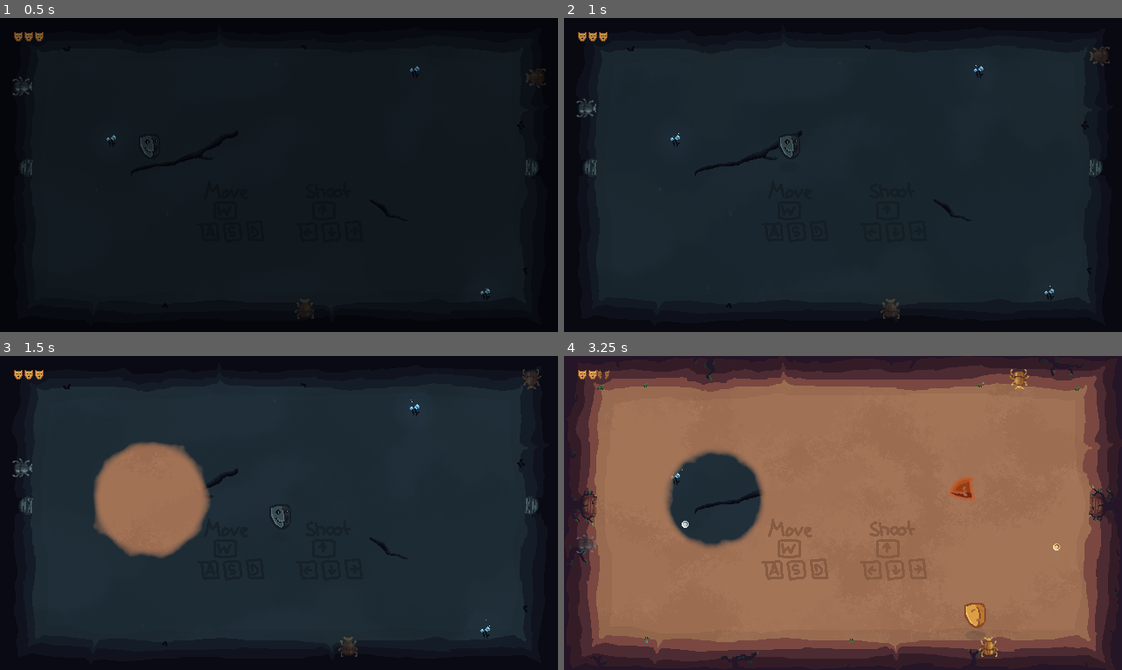
Above: before the commit, frames 1-4 (two rows, left to right).
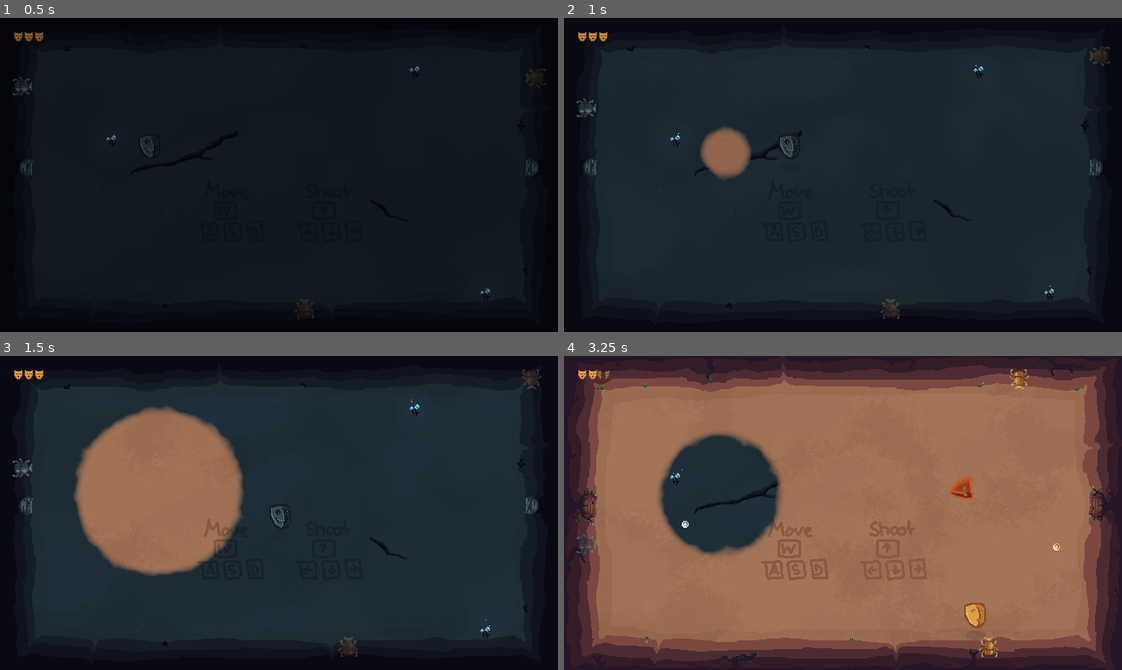
Above: after the commit, the same moments.

Repository: MarcelBlasius/Global-Game-Jam-2026
Game: Godot game, scene res://scenes/main_scene.tscn
Same seed, same stepped clock (60 frames per second), same inputs: the game is played once before the commit and once after it.
Inputs (mouse positions are in pixels of both pictures, inside the frame that each line leads up to):
- Up to frame 1 (0.5 s): no input
- Up to frame 2 (1 s): tap Enter at 0.5 s; move the mouse to (965, 159) at 0.52 s; hold D (right) from 0.53 s (still down); tap E at 0.6 s; click (965, 159) at 0.67 s
- Up to frame 3 (1.5 s): move the mouse to (167, 528) at 1.27 s; release D (right) at 1.28 s; hold S (down) from 1.28 s (still down); tap E at 1.35 s
- Up to frame 4 (3.25 s): move the mouse to (898, 443) at 2.02 s; release S (down) at 2.03 s; hold D (right) 2.03-2.78 s; tap Shift at 2.1 s; tap E at 2.3, 3.05 s; move the mouse to (815, 575) at 2.77 s; hold Up (shoot up) from 2.78 s (still down); tap Ctrl at 2.85 s; click (815, 575) at 2.92 s

Frame 1 is identical in both runs. In frame 2, 1.2% of the frame differs, in the area x 24-34%, y 34-52%; in frame 3, 7.6%, in the area x 13-44%, y 16-70%; in frame 4, 3.2%.

Commit message:
added player ability

Diff:
--- a/spectra/scripts/manager.gd
+++ b/spectra/scripts/manager.gd
@@ -13,7 +13,7 @@
 
 var current_world : int = 1
 @onready var alpha = $AlphaContainer/AlphaView/WorldAlpha/MeshInstance2D as Alpha
-@onready var player = $player
+@onready var player = $player as CustomPlayer
 @onready var background: Background = $Background
 @onready var fade: Fade = $Fade
 @onready var game_over_menu: GameOverMenu = $GameOverMenu
@@ -209,7 +209,7 @@
 
 func remove_enemy(enemy: Node):
 	var enemy_info = find_by_key(enemy)
-	enemies.erase(enemy)
+	enemies.erase(enemy_info)
 	enemy_counter -= 1
 	if (enemy_counter <= 0):
 		enemy_counter = 0
@@ -221,6 +221,7 @@
 func _process(_delta: float):
 	check_portal_despawn()
 	#print_debug(await $AlphaContainer/AlphaView.get_world(get_viewport().get_mouse_position()))
+	#check_player_spell()
 	pass
 	#if (vp_alpha):
 		#await RenderingServer.frame_post_draw
@@ -237,3 +238,16 @@
 
 func _on_player_player_died() -> void:
 	game_over_menu.open()
+
+var player_skill_cd : float = 5
+var player_skill_current_cd : float = -100000
+func _unhandled_input(input_event: InputEvent) -> void:
+	# If tool enabled, we don't want to handle our input in the editor.
+	if Engine.is_editor_hint():
+		return
+
+	if input_event is InputEventKey and input_event.pressed and not input_event.echo:
+		if input_event.keycode == KEY_E:
+			if (Time.get_ticks_msec() - player_skill_current_cd >= player_skill_cd * 1000):
+				spawn_portal_routine(player.global_position, 50, 0)
+				player_skill_current_cd = Time.get_ticks_msec()
--- a/spectra/scripts/player.gd
+++ b/spectra/scripts/player.gd
@@ -1,3 +1,4 @@
+class_name CustomPlayer
 extends CharacterBody2D
 
 signal player_died
